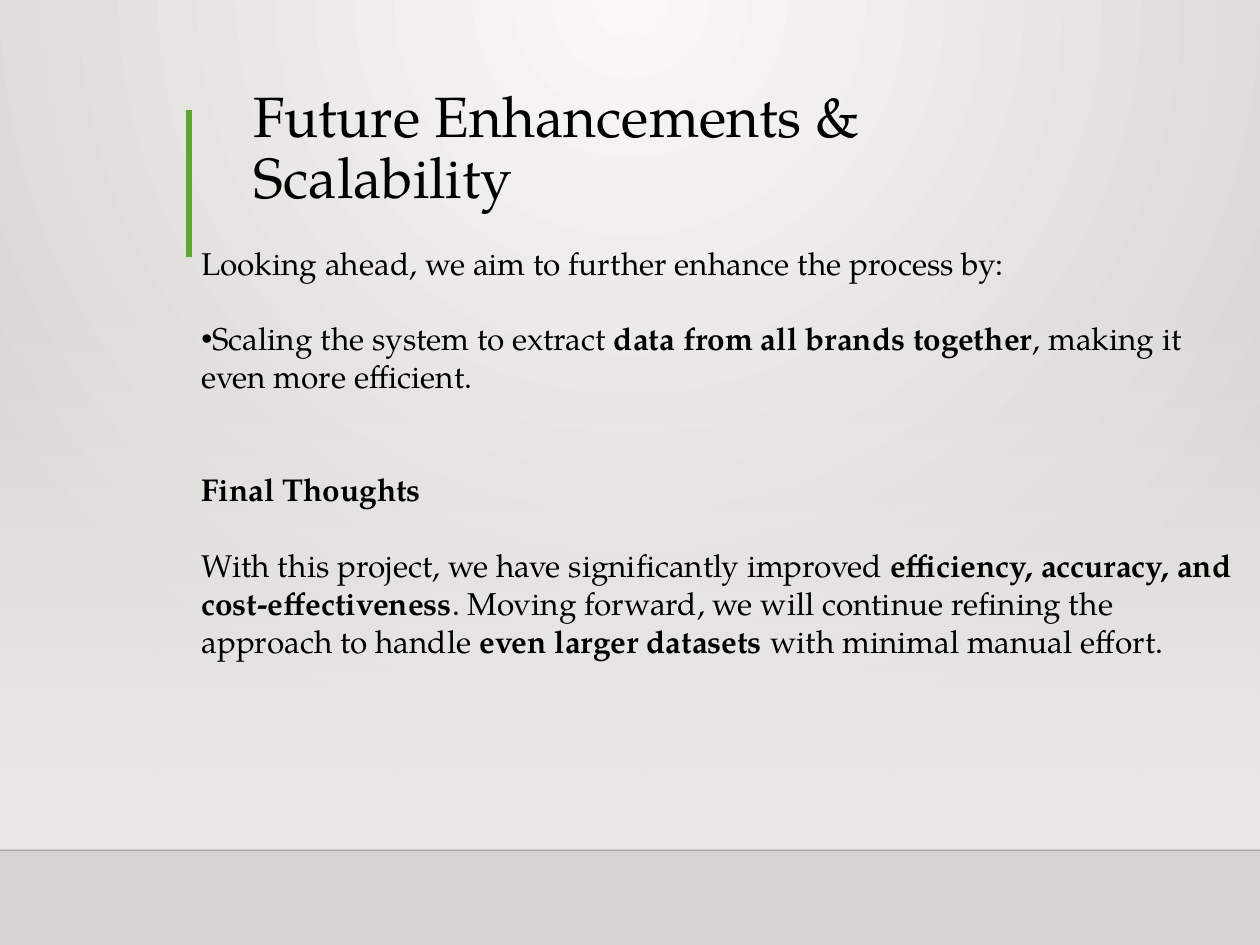
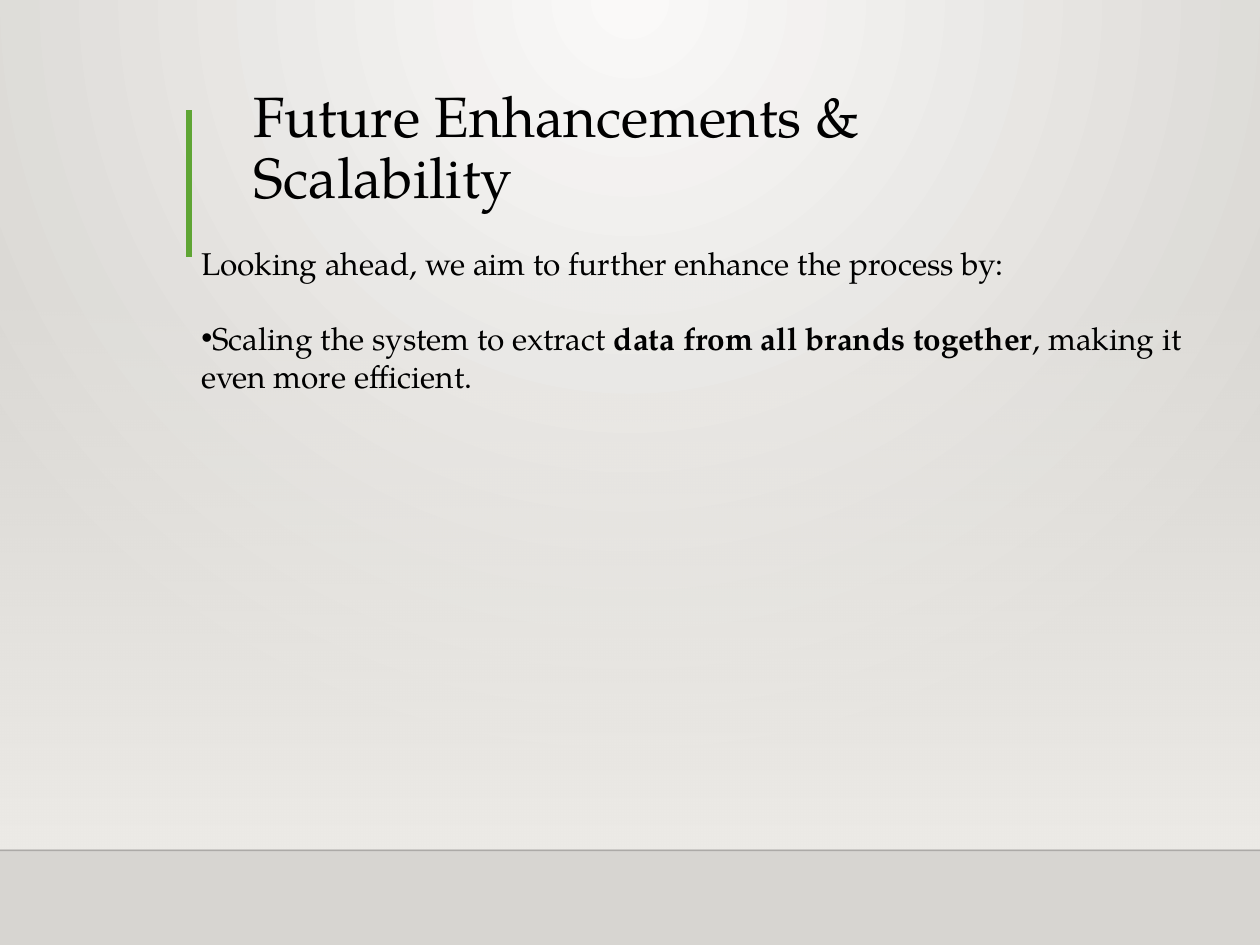
Before and after one commit to mkaushik07/Achievements, a slide deck: slide 7 of Presentation for BigQuery Optimization.pptx (slide 6 before the commit). Drawn at 1260x945 pixels with LibreOffice and Linux fonts; fonts in the diff are those of the drawing; background and template pictures are left out. Boxes give left, top, right and bottom in pixels: in the first picture for what was removed or moved away, otherwise in the second. Text is boxed around its words. In the diff, an @@ line names an element or a change of style, - is before the commit and + after.

```diff
--- a/Presentation for BigQuery Optimization.pptx
+++ b/Presentation for BigQuery Optimization.pptx
@@ text at (201, 478, 1231, 662): paragraphs removed @@
-Final Thoughts
-With this project, we have significantly improved efficiency, accuracy, and cost-effectiveness. Moving forward, we will continue refining the approach to handle even larger datasets with minimal manual effort.
```
Also in this commit, not shown: 3 other slides changed, 2 slides added, 1 slide removed.
